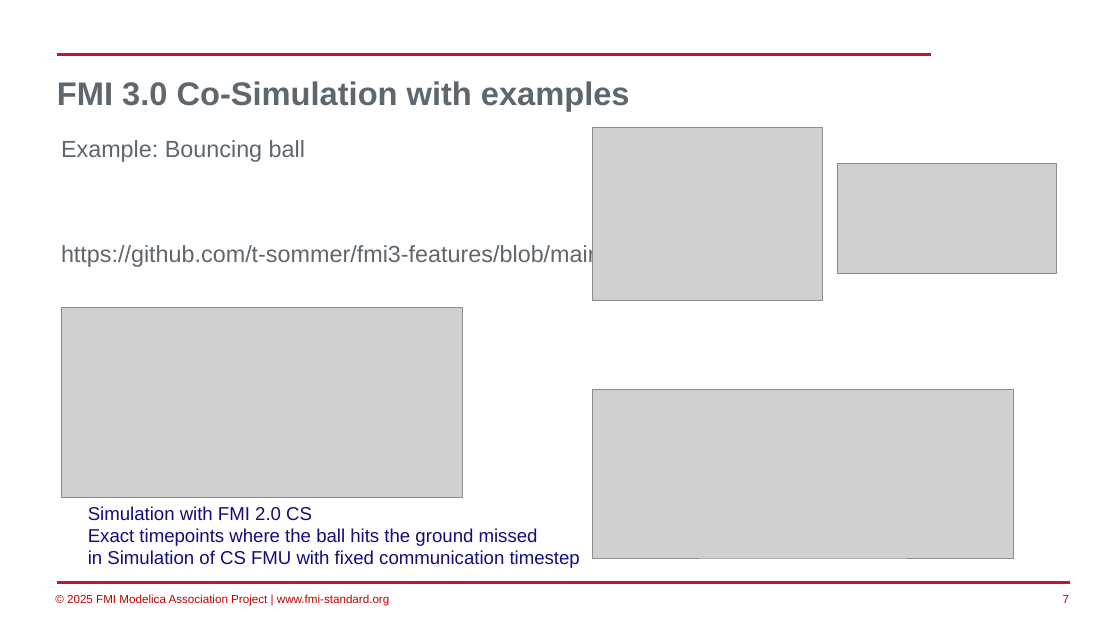
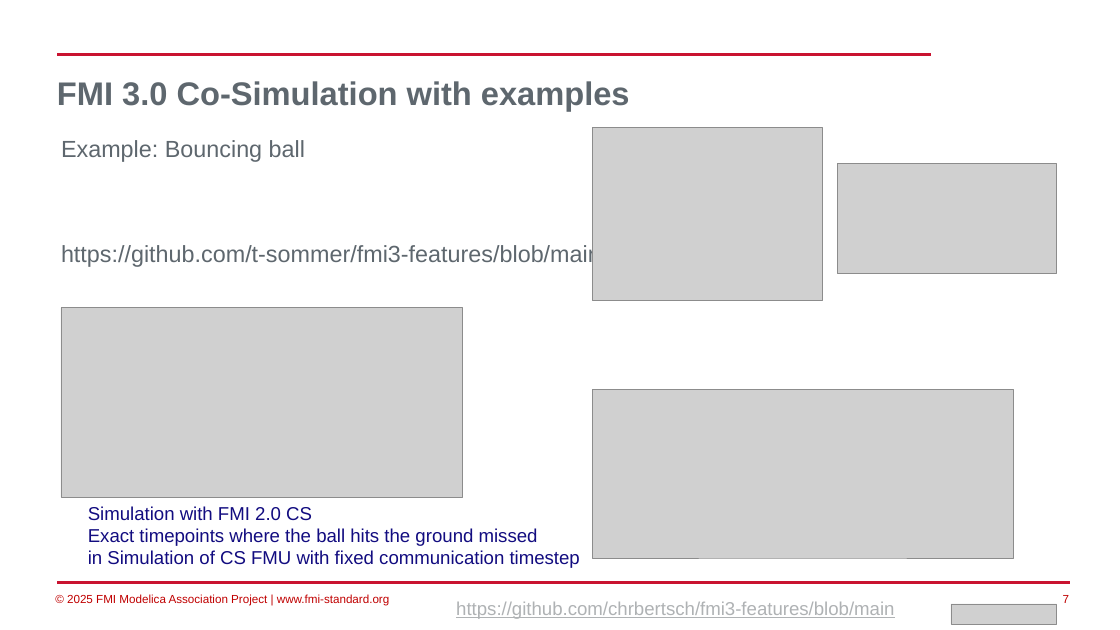
Before and after one commit to modelica/fmi-beginners-tutorial-2025, a slide deck: slide 7 of part4/FMI3_Outlook.pptx. Drawn at 1120x630 pixels with LibreOffice and Linux fonts; fonts in the diff are those of the drawing; grey boxes stand for pictures; background and template pictures are left out. Boxes give left, top, right and bottom in pixels: in the first picture for what was removed or moved away, otherwise in the second. Text is boxed around its words. In the diff, an @@ line names an element or a change of style, - is before the commit and + after.

```diff
--- a/part4/FMI3_Outlook.pptx
+++ b/part4/FMI3_Outlook.pptx
@@ text added at [456,601,894,619], 16 pt, text #AFB2B4, underline @@
+https://github.com/chrbertsch/fmi3-features/blob/main
@@ picture added at [951,604,1057,624] @@
```
Also in this commit, not shown: 2 other slides changed, 3 other files.
